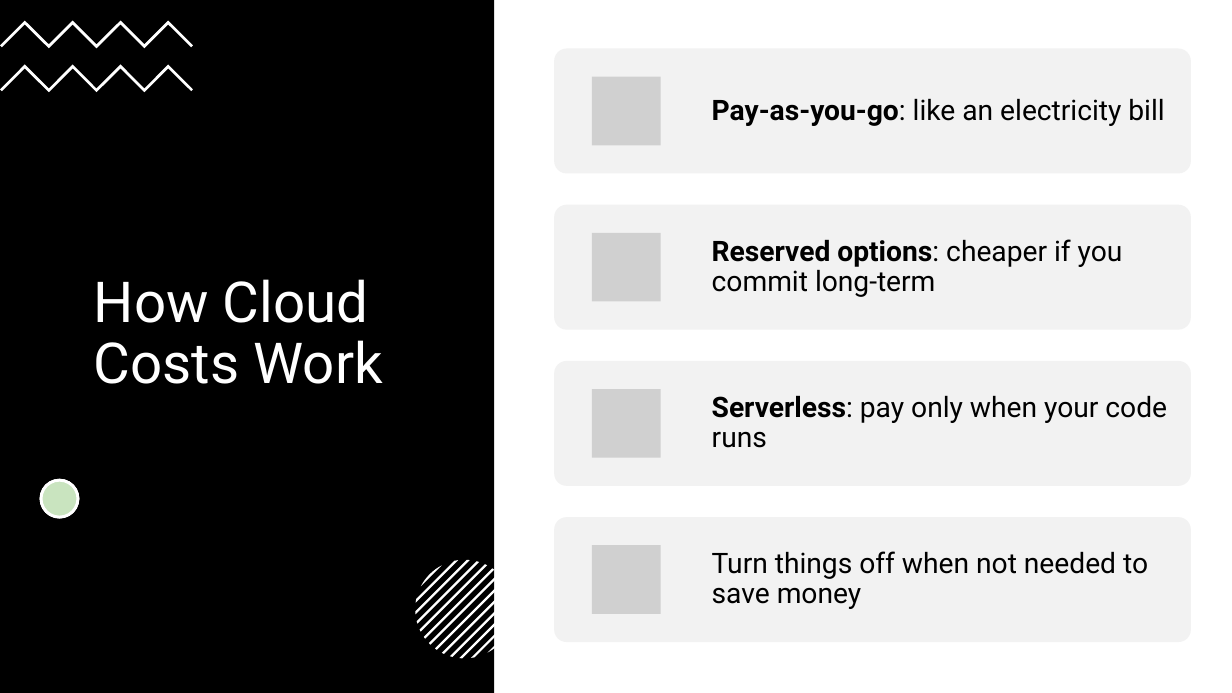
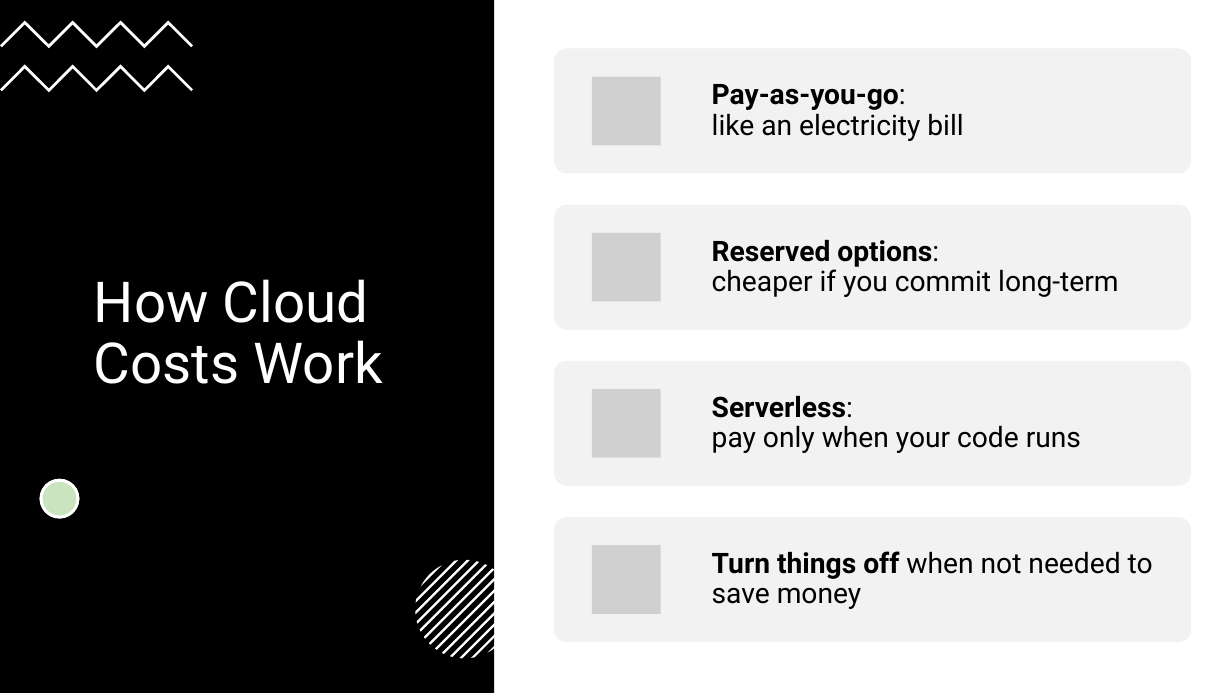
Before and after one commit to mikebaradaran/mod5-L3, a slide deck: slide 4 of ADXD2SD3M5-V1.1/Mod5 Mike/Cloud/1-What Is Cloud Computing.pptx. Drawn at 1232x693 pixels with LibreOffice and Linux fonts; fonts in the diff are those of the drawing; grey boxes stand for pictures. Boxes give left, top, right and bottom in pixels: in the first picture for what was removed or moved away, otherwise in the second. Text is boxed around its words. In the diff, an @@ line names an element or a change of style, - is before the commit and + after.

Commit message:
updated Cloud slides first attempt

```diff
--- a/ADXD2SD3M5-V1.1/Mod5 Mike/Cloud/1-What Is Cloud Computing.pptx
+++ b/ADXD2SD3M5-V1.1/Mod5 Mike/Cloud/1-What Is Cloud Computing.pptx
@@ 3 texts: place and size @@
-3 texts at box(712, 98, 1167, 448)
+3 texts at box(712, 84, 1118, 453)
@@ text "Turn things off when not ..." at box(712, 551, 1153, 609): bold on in "Turn things off" @@
```
Also in this commit, not shown: 5 other slides changed, 3 other files.
